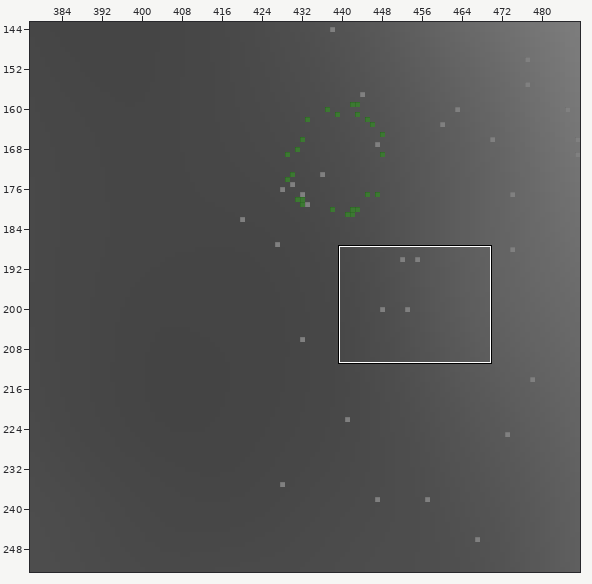
Tiled map -- content/core/maps/karhumaki.tmx. The picture above shows the old version from afar; the outline marks the close-up.
Close-up. Old version:
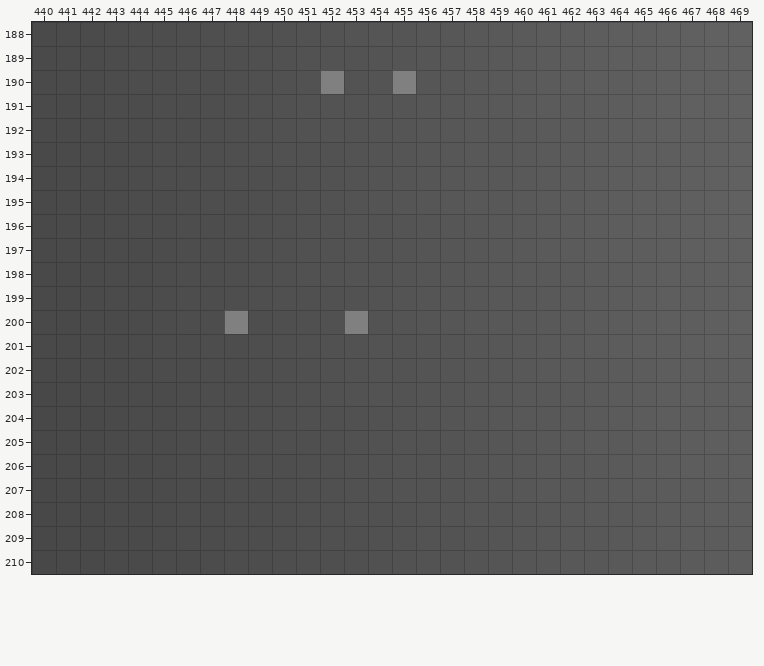
Cells are 16x16 px. Shown: x 440..469, y 188..210. The commit also changed other parts of the map, which this record leaves out.
Now the later version:
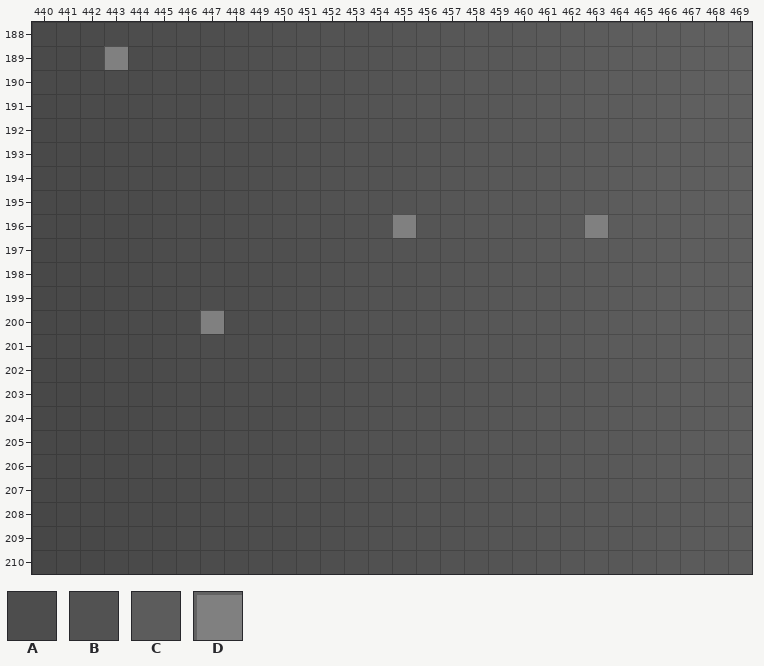
Key: from "heights_fine": A 124, B 135, C 157; from "obstacles": D 0.
_ is an empty cell.
Change:
Layer "height":
Tile C gives way to one hidden under a higher layer in row 196 at x 463.
The author put tile A in row 200 at x 448.
The author put tile B in row 190 at x 452.
Layer "obstacles":
The author put tile D in row 189 at x 443; in row 196 at x 455 and 463; in row 200 at x 447.
The author cleared tile D in row 190 at x 452 and 455; in row 200 at x 448 and 453.
Where, in picture pixels (left, top, right, bottom), the same in both close-ups:
added: (104, 46, 128, 70)
changed: (320, 70, 344, 94)
removed: (392, 70, 416, 94)
added: (392, 214, 416, 238)
changed: (585, 215, 608, 238)
changed: (200, 310, 248, 334)
removed: (344, 310, 368, 334)
